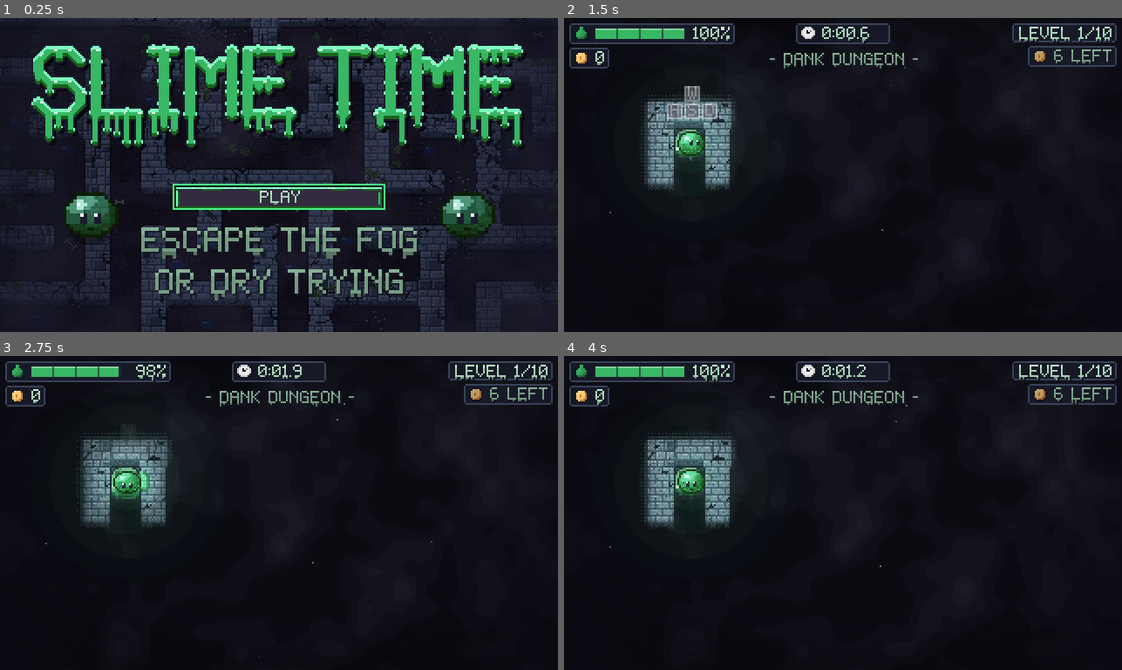
Above: before the commit, frames 1-4 (two rows, left to right).
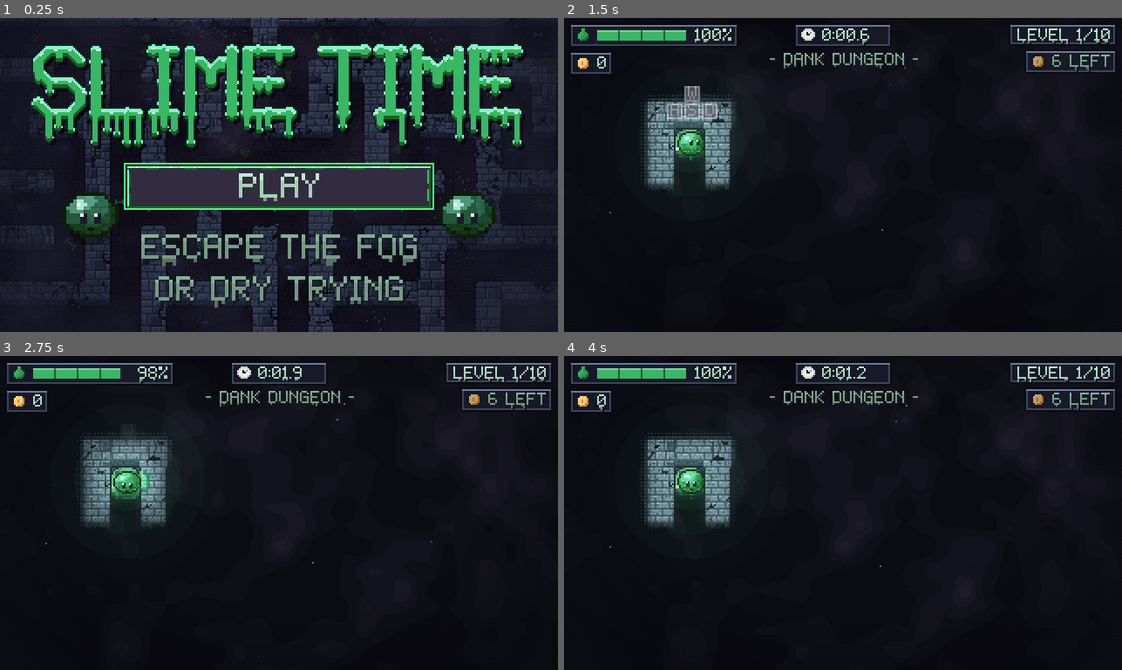
Above: after the commit, the same moments.

Repository: AveryBlue-GD/slime-time
Game: Godot game, scene res://scenes/title.tscn
Two runs of this game, one before a commit and one after it. Both use one fixed random seed, a clock stepped at 60 frames per second and the inputs below.
Inputs (mouse positions are in pixels of both pictures, inside the frame that each line leads up to):
- Up to frame 1 (0.25 s): no input
- Up to frame 2 (1.5 s): click "PLAY" at 0.5 s; tap Enter at 1.25 s; move the mouse to (965, 159) at 1.27 s; hold D (move_right) from 1.28 s (still down); tap F (interact) at 1.35 s; click (965, 159) at 1.42 s
- Up to frame 3 (2.75 s): tap Space (jump) at 1.52, 1.82 s; release D (move_right) at 2 s; drag from (167, 528) to (251, 575) at 2.02 s
- Up to frame 4 (4 s): tap R (restart) at 2.75 s; move the mouse to (898, 443) at 2.77 s; hold D (move_right) 2.78-3.5 s; tap J at 2.85 s; drag from (815, 575) to (675, 465) at 3.52 s

The runs differ from the first frame. In frame 1, 8.2% of the frame differs, in the area x 22-78%, y 46-93%; in frame 2, 3.6%; in frame 3, 3.5%; in frame 4, 3.6%.

Commit message:
UI: HUD pods get a dark outline + rim + highlight frame; bigger title button; phase 2 notes and shots
Co-Authored-By: Claude Sonnet 5.5 <noreply@anthropic.com>

Diff:
--- a/scripts/ui/title.gd
+++ b/scripts/ui/title.gd
@@ -34,8 +34,11 @@
 
 	# A fresh save plays level 1 right away; the hub opens up once the first chalice is won.
 	var fresh: bool = Progress.is_fresh_save()
-	enter_button = UIKit.make_button("PLAY" if fresh else "ENTER THE HUB", _play if fresh else _enter, Vector2(120, 13))
-	enter_button.position = Vector2(100, 96)
+	# Same 16 px lettering as the tagline, so the button isn't dwarfed by it.
+	enter_button = UIKit.make_button("PLAY" if fresh else "ENTER THE HUB", _play if fresh else _enter, Vector2(176, 25))
+	enter_button.add_theme_font_size_override("font_size", 16)
+	UIKit.use_big_font(enter_button, 16)
+	enter_button.position = Vector2(72, 84)
 	add_child(enter_button)
 	enter_button.grab_focus()
 
@@ -44,8 +47,8 @@
 	tagline.add_theme_constant_override("line_spacing", UIKit.LINE_SPACING * 2)
 	add_child(tagline)
 	tagline.set_anchors_and_offsets_preset(Control.PRESET_TOP_WIDE)
-	tagline.offset_top = 120
-	tagline.offset_bottom = 172
+	tagline.offset_top = 124
+	tagline.offset_bottom = 176
 
 
 func _enter() -> void:
--- a/scripts/ui/ui_kit.gd
+++ b/scripts/ui/ui_kit.gd
@@ -104,10 +104,10 @@
 	box.texture_margin_right = margin
 	box.texture_margin_top = margin
 	box.texture_margin_bottom = margin
-	box.content_margin_left = 3
-	box.content_margin_right = 3
-	box.content_margin_top = 2
-	box.content_margin_bottom = 2
+	box.content_margin_left = 4  # the frame is two px thick: dark outline + light rim (+ highlight on top)
+	box.content_margin_right = 4
+	box.content_margin_top = 3
+	box.content_margin_bottom = 3
 	return box
 
 
Binary file changed: assets/ui/hud_pod.png
Binary file added: docs/polish-shots/phase2_after_hub.png
Binary file added: docs/polish-shots/phase2_after_l1.png
Binary file added: docs/polish-shots/phase2_after_l10.png
Binary file added: docs/polish-shots/phase2_after_l5.png
Binary file added: docs/polish-shots/phase2_after_title.png
Binary file added: docs/polish-shots/phase2_hud_after_l5.png
Binary file added: docs/polish-shots/phase2_title_after.png
Not shown, changed: docs/handoff.md
Not shown, changed: tools/make_ui_art.py
